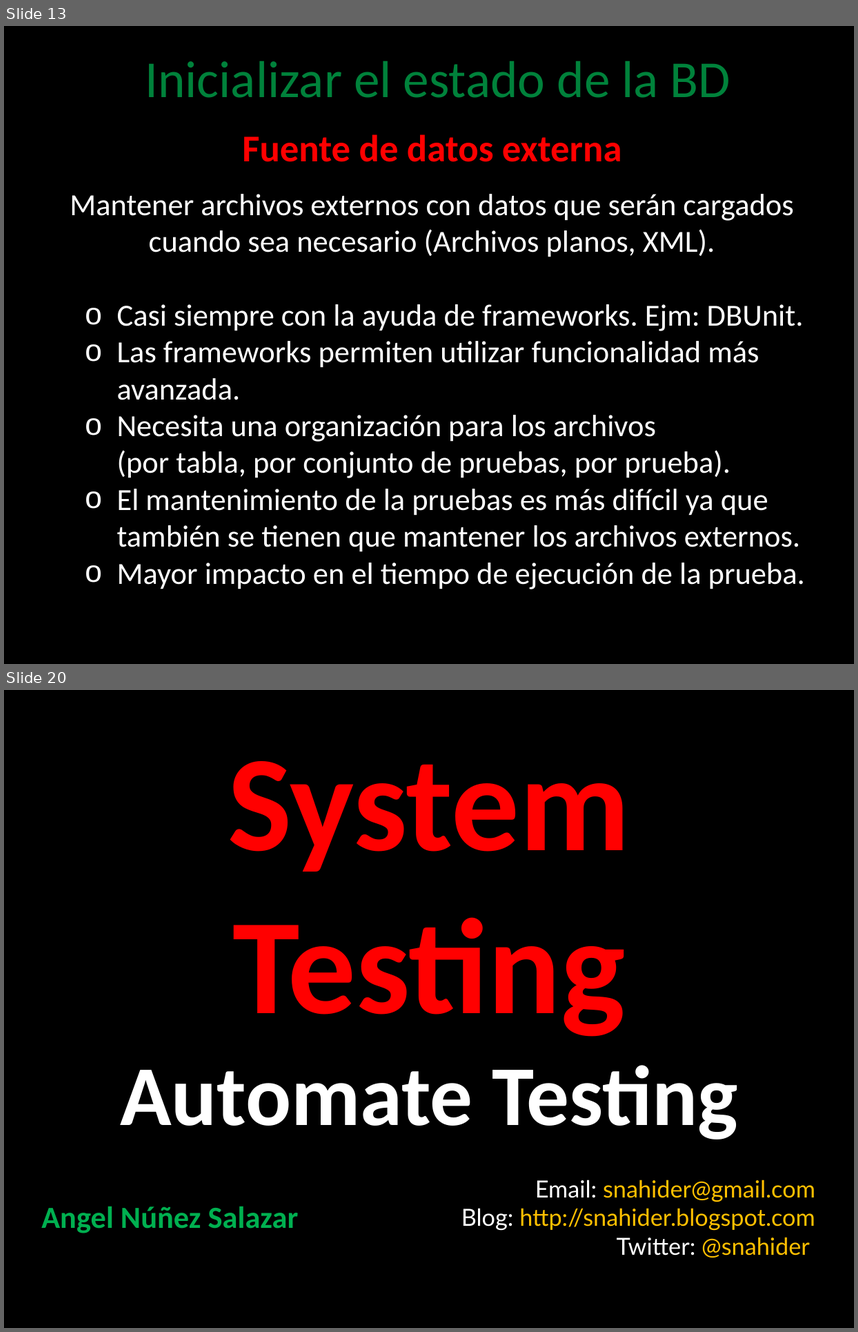
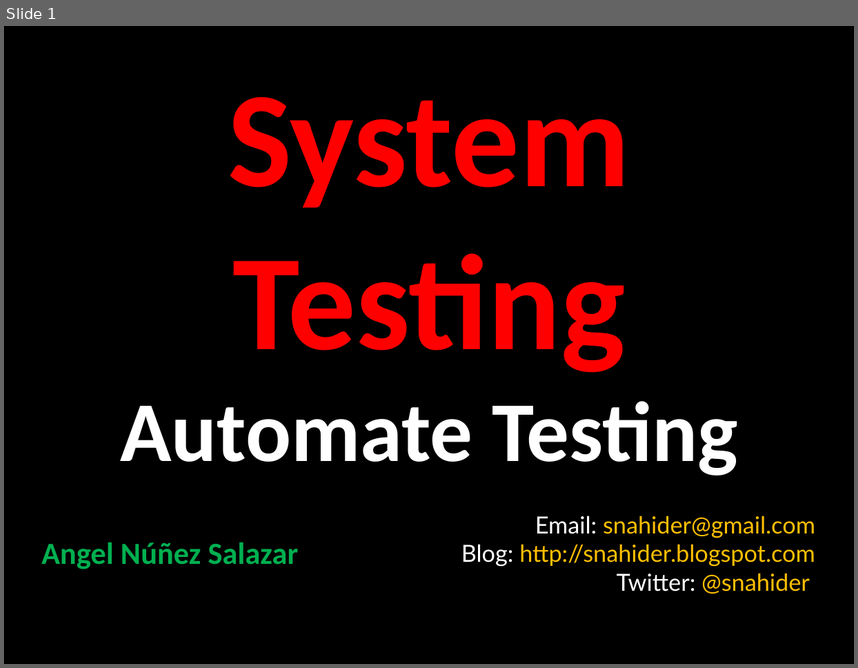
Before and after one commit to angelnunezsalazar/Test-Automation-Java, a slide deck: Diapositivas/TestingAutomatizado.pptx. Shown one above the other, each under a label of ours: slides 13 and 20 before the commit, slide 1 after it; the slides between them are not shown. The pictures are 858x1332 and 858x668 pixels, drawn with LibreOffice and Linux fonts; fonts in the diff are those of the drawing; background and template pictures are left out. Boxes give left, top, right and bottom in pixels: in the first picture for what was removed or moved away, otherwise in the second. Text is boxed around its words. In the diff, an @@ line names an element or a change of style, - is before the commit and + after.

```diff
--- a/Diapositivas/TestingAutomatizado.pptx
+++ b/Diapositivas/TestingAutomatizado.pptx
@@ slide 13 removed at (x1=4, y1=26, x2=854, y2=664), background picture (left out) @@
@@ title removed at (x1=145, y1=61, x2=731, y2=98) @@
-Inicializar el estado de la BD
@@ text removed at (x1=242, y1=134, x2=622, y2=162) @@
-Fuente de datos externa
@@ text removed at (x1=70, y1=194, x2=805, y2=589) @@
-Mantener archivos externos con datos que serán cargados cuando sea necesario (Archivos planos, XML).
-  o Casi siempre con la ayuda de frameworks. Ejm: DBUnit.
-  o Las frameworks permiten utilizar funcionalidad más avanzada.
-  o Necesita una organización para los archivos
-    (por tabla, por conjunto de pruebas, por prueba).
-  o El mantenimiento de la pruebas es más difícil ya que también se tienen que mantener los archivos externos.
-  o Mayor impacto en el tiempo de ejecución de la prueba.
@@ what was slide 20 is now slide 1 @@
```
Also in this commit, not shown: 18 other slides removed, 6 other files.
